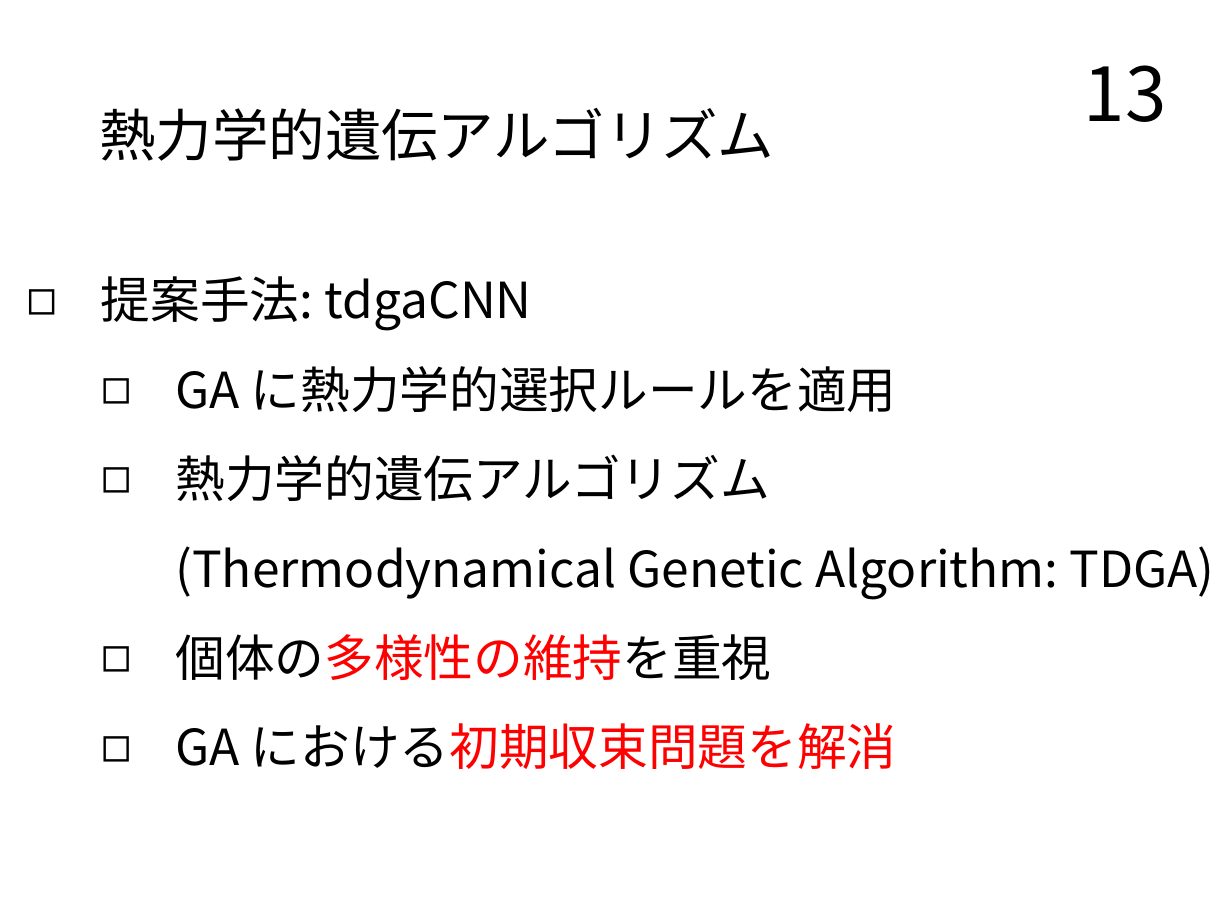
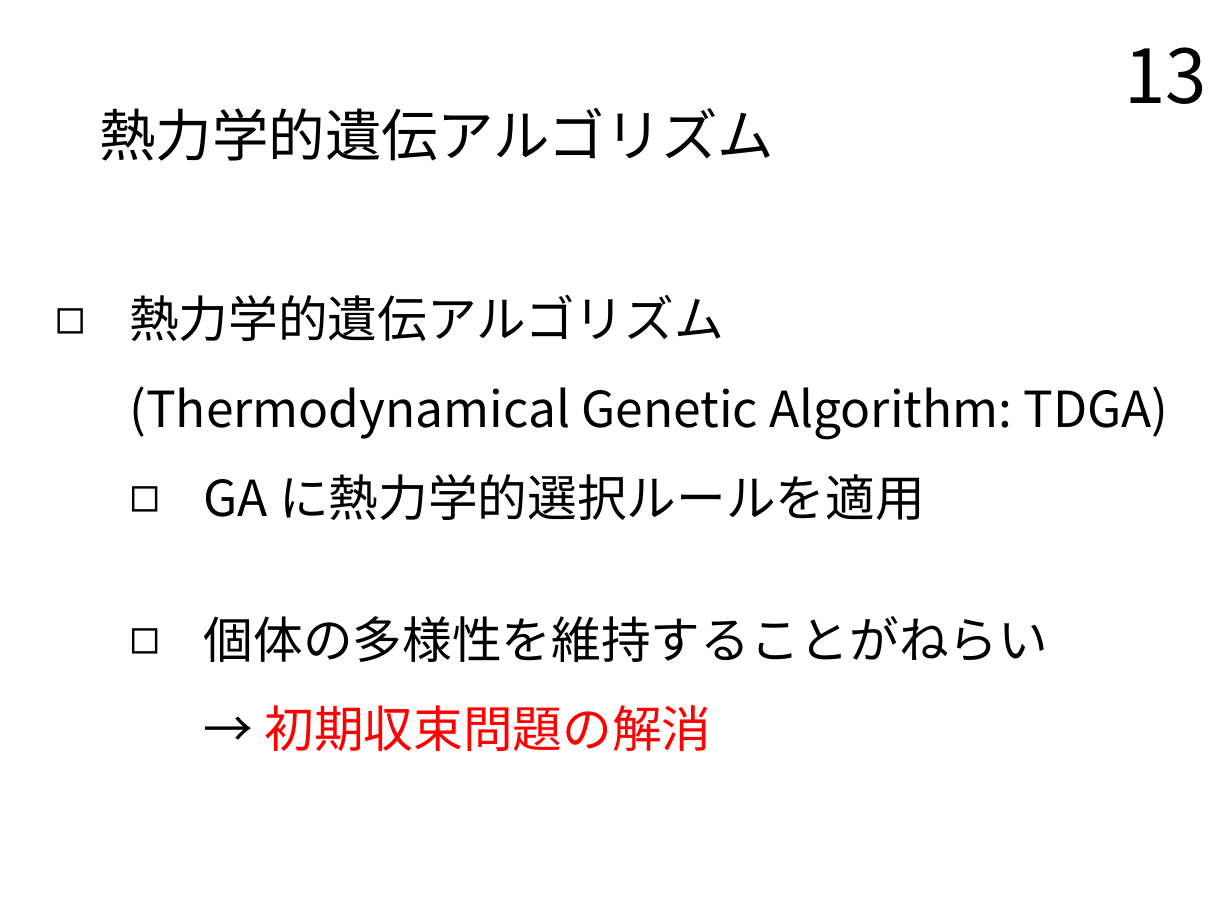
Before and after one commit to TairaTomotaka/kadai, a slide deck: slide 13 of prsn/20221129.pptx. Drawn at 1232x924 pixels with LibreOffice and Linux fonts; fonts in the diff are those of the drawing. Boxes give left, top, right and bottom in pixels: in the first picture for what was removed or moved away, otherwise in the second. Text is boxed around its words. In the diff, an @@ line names an element or a change of style, - is before the commit and + after.

```diff
--- a/prsn/20221129.pptx
+++ b/prsn/20221129.pptx
@@ page number: place and size @@
-page number at (1084,65,1167,122)
+page number at (1125,47,1208,104)
@@ text "熱力学的遺伝アルゴリズム (Thermodynamical Genetic Algorithm: TDGA)": place and size @@
-text "熱力学的遺伝アルゴリズム (Thermodynamical Genetic Algorithm: TDGA)" at (101,276,1215,769)
+text "熱力学的遺伝アルゴリズム (Thermodynamical Genetic Algorithm: TDGA)" at (129,294,1169,751)
@@ text at (129,294,1169,440): text changed @@
-◻ 提案手法: tdgaCNN
+◻ 熱力学的遺伝アルゴリズム
+  (Thermodynamical Genetic Algorithm: TDGA)
@@ text at (204,616,1048,751): text changed @@
-  ◻ 熱力学的遺伝アルゴリズム
-    (Thermodynamical Genetic Algorithm: TDGA)
-  ◻ 個体の多様性の維持を重視
-  ◻ GA における初期収束問題を解消
+  ◻ 個体の多様性を維持することがねらい
+    → 初期収束問題の解消
```
Also in this commit, not shown: 14 other slides changed, 9 slides added, 3 slides removed, 2 other files.
